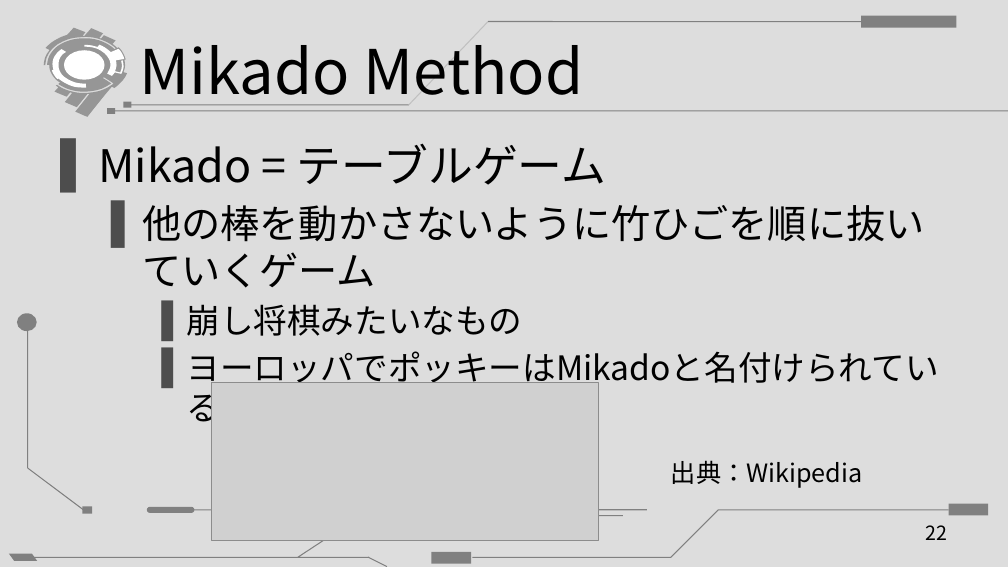
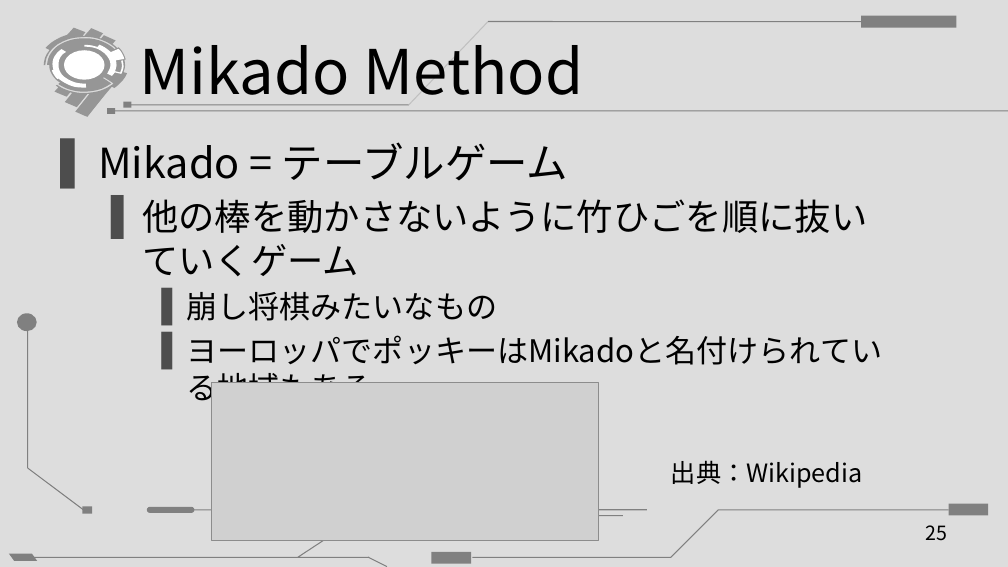
Before and after one commit to oreshio/presentation, a slide deck: slide 25 of 20150427_tefdo_MikadoMethod/201504xx_MikadoMethod.pptx (slide 22 before the commit). Drawn at 1008x567 pixels with LibreOffice and Linux fonts; fonts in the diff are those of the drawing; grey boxes stand for pictures. Boxes give left, top, right and bottom in pixels: in the first picture for what was removed or moved away, otherwise in the second. Text is boxed around its words. In the diff, an @@ line names an element or a change of style, - is before the commit and + after.

```diff
--- a/20150427_tefdo_MikadoMethod/201504xx_MikadoMethod.pptx
+++ b/20150427_tefdo_MikadoMethod/201504xx_MikadoMethod.pptx
@@ text "Mikado = テーブルゲーム" at <box>98,142,882,365</box>: size 32 to 29.6 pt in "Mikado = テーブルゲーム"; size 28 to 25.9 pt in "他の棒を動かさないように竹ひごを順に抜いていくゲーム"; size 24 to 22.2 pt in "崩し将棋みたいなもの", "ヨーロッパでポッキーはMikadoと名付けられている地域もある" @@
@@ page number at <box>926,525,948,541</box>: text changed @@
-22
+25
```
Also in this commit, not shown: 9 other slides changed, 7 slides added.
